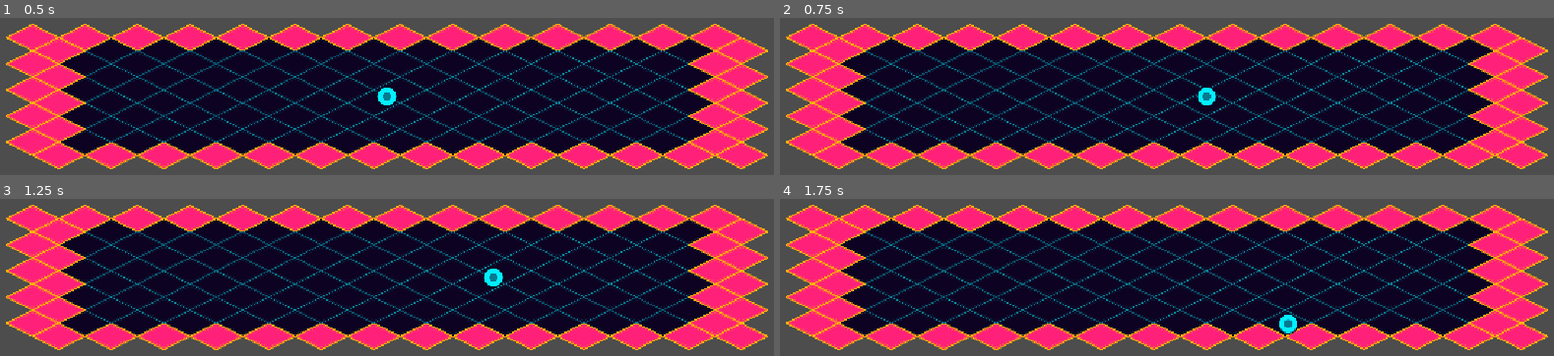
Above: before the commit, frames 1-4 (two rows, left to right).
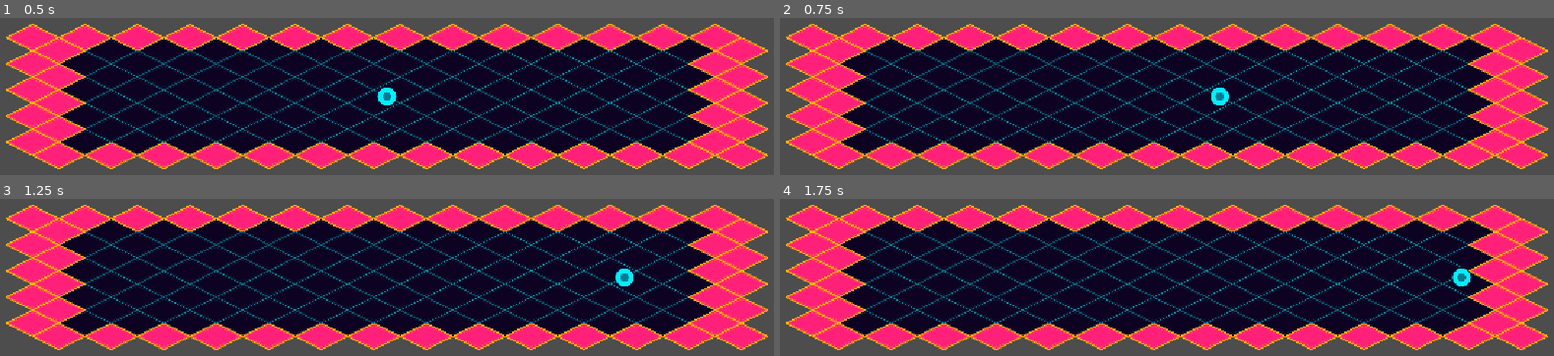
Above: after the commit, the same moments.

Repository: valeroman/Discus-Maximus
Game: Godot game, scene res://levels/test_arena.tscn
The game is run twice, just before and just after one commit, with the same random seed, the same clock (stepped at 60 frames per second) and the same inputs. The project has no main scene, so this scene is started directly.
Inputs (mouse positions are in pixels of both pictures, inside the frame that each line leads up to):
- Up to frame 1 (0.5 s): no input
- Up to frame 2 (0.75 s): tap Enter at 0.5 s; move the mouse to (1337, 74) at 0.52 s; hold D (move_right) from 0.53 s (still down); tap Space (dash) at 0.6 s
- Up to frame 3 (1.25 s): keep holding D (move_right)
- Up to frame 4 (1.75 s): move the mouse to (1012, 299) at 1.27 s; release D (move_right) at 1.28 s; hold S (move_down) from 1.28 s (still down); tap Space (dash) at 1.35 s

Frame 1 is identical in both runs. In frame 2, 0.4% of the frame differs, in the area x 53-59%, y 44-56%; in frame 3, 0.4%; in frame 4, 0.5%, in the area x 64-90%, y 43-87%.

Commit message:
fix: Ensure player movement is only updated when not invulnerable during dash

Diff:
--- a/entities/player/player.gd
+++ b/entities/player/player.gd
@@ -19,9 +19,10 @@
 		dash_timer.start()
 		dash_cooldown_timer.start()
 
-	var target_velocity := input_direction * stats.move_speed
-	var rate := stats.move_speed / stats.acceleration_time if input_direction != Vector2.ZERO else stats.move_speed / stats.friction_time
-	velocity = velocity.move_toward(target_velocity, rate * delta)
+	if not is_invulnerable:
+		var target_velocity := input_direction * stats.move_speed
+		var rate := stats.move_speed / stats.acceleration_time if input_direction != Vector2.ZERO else stats.move_speed / stats.friction_time
+		velocity = velocity.move_toward(target_velocity, rate * delta)
 	move_and_slide()
 
 	shield_pivot.rotation = (get_global_mouse_position() - global_position).angle()
